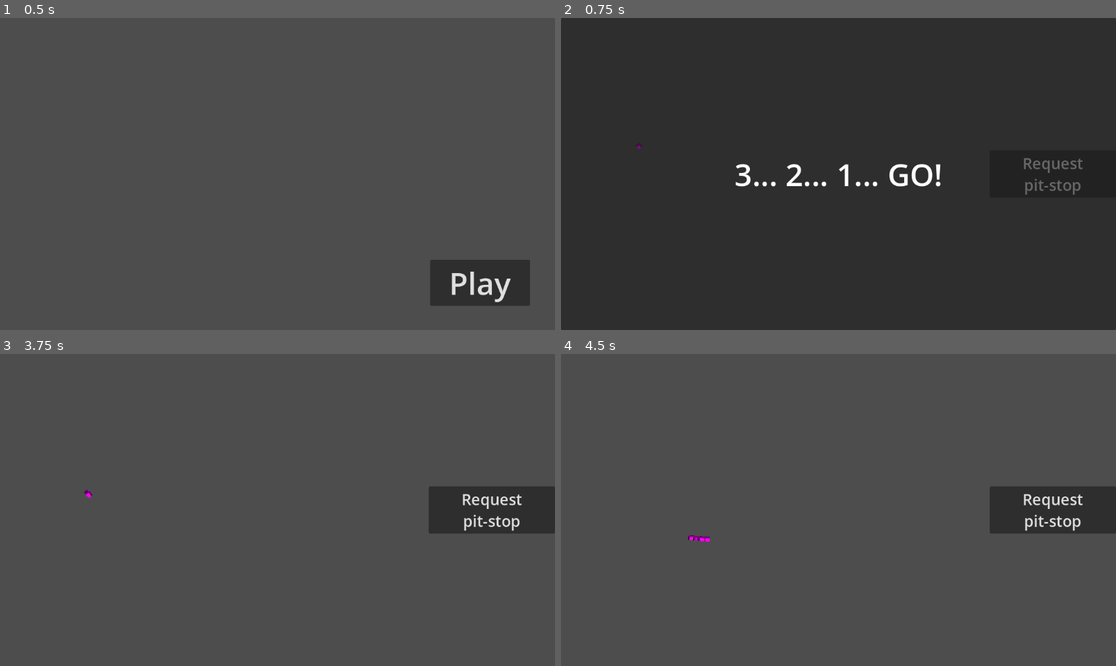
Above: before the commit, frames 1-4 (two rows, left to right).
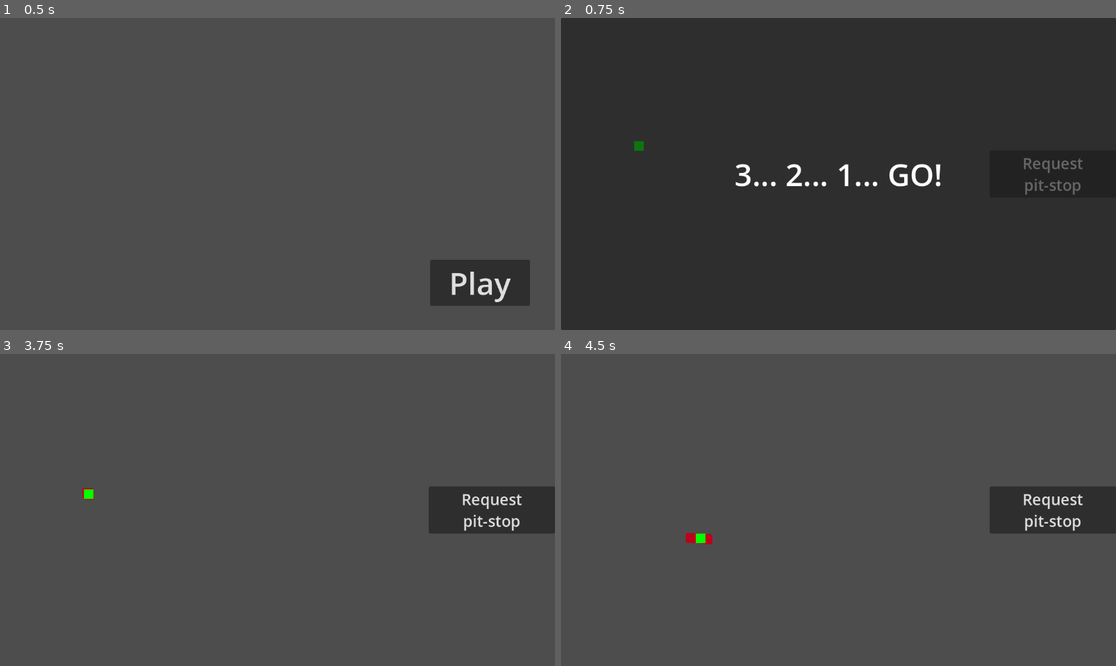
Above: after the commit, the same moments.

Repository: gams-n-such/GMTK2025
Game: Godot game, scene res://MainMenu/main_menu.tscn
Two runs of this game, one before a commit and one after it. Both use one fixed random seed, a clock stepped at 60 frames per second and the inputs below.
Inputs (mouse positions are in pixels of both pictures, inside the frame that each line leads up to):
- Up to frame 1 (0.5 s): no input
- Up to frame 2 (0.75 s): click "Play" at 0.5 s
- Up to frame 3 (3.75 s): click "Request pit-stop" at 1.25 s; tap Enter at 2, 3.5, 3.6 s; move the mouse to (399, 494) at 2.02 s; tap H at 2.1 s; click (399, 494) at 2.17 s; tap Space at 2.75 s; drag from (166, 525) to (249, 572) at 2.77 s; move the mouse to (333, 441) at 3.52 s
- Up to frame 4 (4.5 s): drag from (810, 572) to (672, 463) at 4.27 s

Frame 1 is identical in both runs. In frame 2, less than 0.1% of the frame differs, in the area x 13-15%, y 39-43%; in frame 3, less than 0.1%; in frame 4, 0.2%, in the area x 22-28%, y 57-62%.

Commit message:
Update placeholder visuals for racer

Diff:
--- a/Gameplay/Race/racer.gd
+++ b/Gameplay/Race/racer.gd
@@ -39,8 +39,8 @@
 	return not is_on_track()
 
 func _ready() -> void:
-	set_loop(true)
-	set_rotates(true)
+	# HACK: use sprite
+	$TempVisual.color = id.color
 	pass
 
 func _process(delta: float) -> void:
--- a/Gameplay/Race/racer.tscn
+++ b/Gameplay/Race/racer.tscn
@@ -1,17 +1,20 @@
-[gd_scene load_steps=4 format=3 uid="uid://c6lowmpiueuwc"]
+[gd_scene load_steps=2 format=3 uid="uid://c6lowmpiueuwc"]
 
 [ext_resource type="Script" uid="uid://n2gg64sxefcg" path="res://Gameplay/Race/racer.gd" id="1_k27c1"]
 
-[sub_resource type="SeparationRayShape2D" id="SeparationRayShape2D_ygh0b"]
-
-[sub_resource type="PlaceholderTexture2D" id="PlaceholderTexture2D_ygh0b"]
-size = Vector2(10, 10)
-
 [node name="Racer" type="PathFollow2D"]
+rotates = false
 script = ExtResource("1_k27c1")
 
-[node name="CollisionShape2D" type="CollisionShape2D" parent="."]
-shape = SubResource("SeparationRayShape2D_ygh0b")
-
-[node name="Sprite2D" type="Sprite2D" parent="."]
-texture = SubResource("PlaceholderTexture2D_ygh0b")
+[node name="TempVisual" type="ColorRect" parent="."]
+anchors_preset = 8
+anchor_left = 0.5
+anchor_top = 0.5
+anchor_right = 0.5
+anchor_bottom = 0.5
+offset_left = -10.0
+offset_top = -10.0
+offset_right = 10.0
+offset_bottom = 10.0
+grow_horizontal = 2
+grow_vertical = 2
